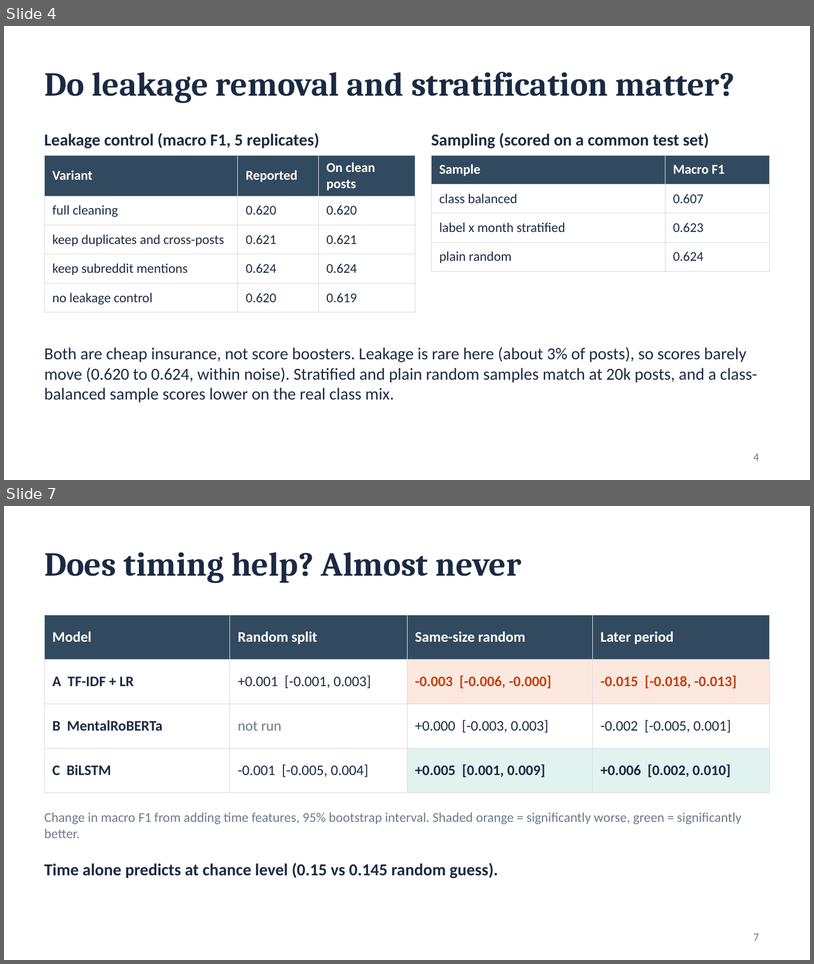
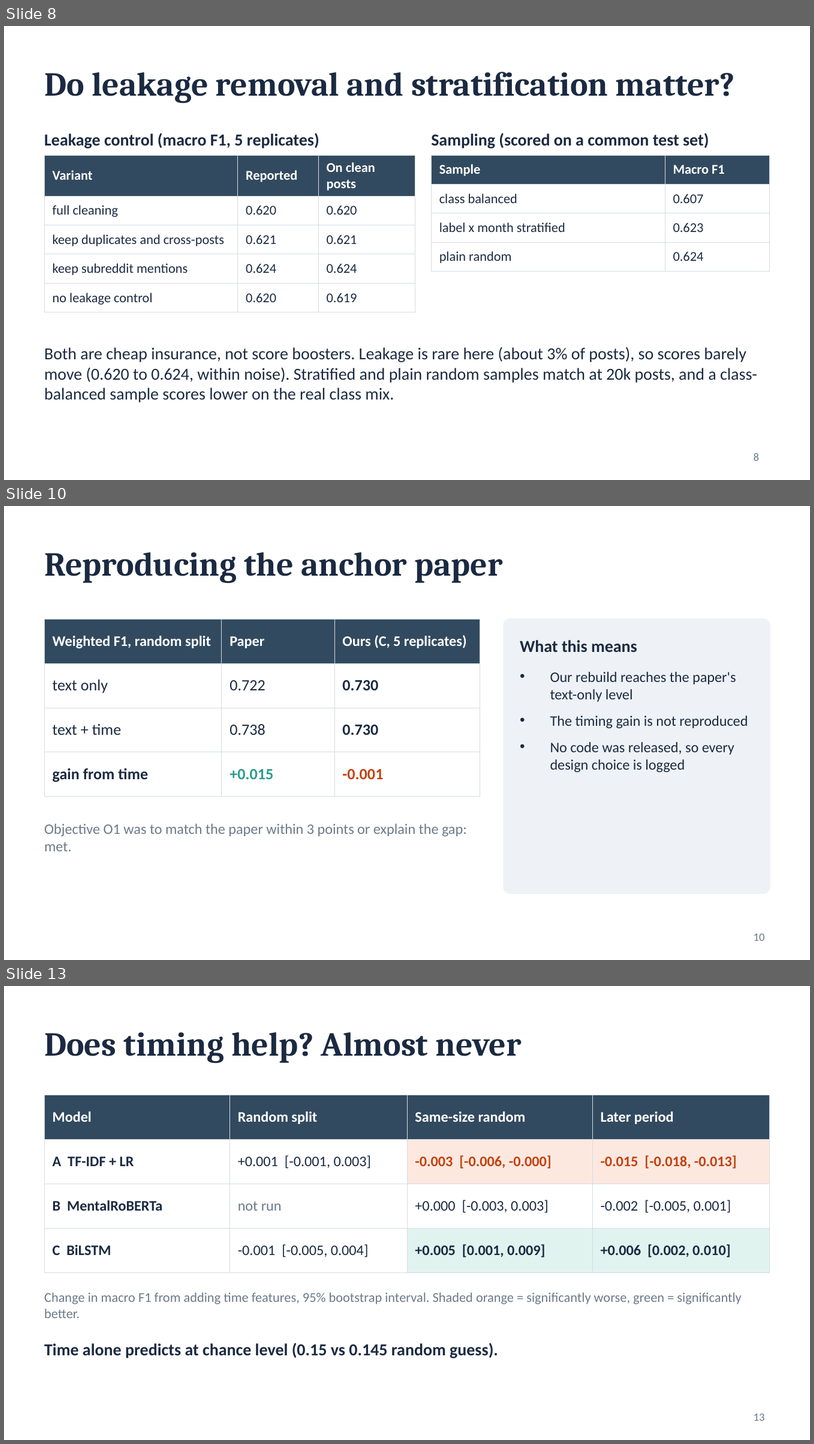
Before and after one commit to Abhinavxox/reddit-mental-health-timing, a slide deck: slides/Phase1_Timing_Matters.pptx. Shown one above the other, each under a label of ours: slides 4 and 7 before the commit, slides 8, 10 and 13 after it; the slides between them are not shown. The pictures are 814x964 and 814x1444 pixels, drawn with LibreOffice and Linux fonts; fonts in the diff are those of the drawing. Boxes give left, top, right and bottom in pixels: in the first picture for what was removed or moved away, otherwise in the second. Text is boxed around its words. In the diff, an @@ line names an element or a change of style, - is before the commit and + after.

```diff
--- a/slides/Phase1_Timing_Matters.pptx
+++ b/slides/Phase1_Timing_Matters.pptx
@@ slide 10 added at bbox=[4, 506, 810, 960], background #FFFFFF @@
@@ title added at bbox=[44, 552, 503, 583], 30 pt, text #1B2A41, bold @@
+Reproducing the anchor paper
@@ table added at bbox=[44, 619, 480, 784], 4 rows, 3 columns @@
+Weighted F1, random split | Paper | Ours (C, 5 replicates)
+text only | 0.722 | 0.730
+text + time | 0.738 | 0.730
+gain from time | +0.015 | -0.001
@@ rounded rectangle added at bbox=[504, 619, 770, 893], fill #EEF2F6, outline #EEF2F6 1 pt @@
@@ text added at bbox=[520, 640, 638, 652], 15 pt, text #1B2A41, bold @@
+What this means
@@ text added at bbox=[551, 672, 748, 772], 13 pt, text #1B2A41 @@
+• Our rebuild reaches the paper's text-only level
+• The timing gain is not reproduced
+• No code was released, so every design choice is logged
@@ text added at bbox=[44, 823, 467, 851], 13 pt, text #6C7A89 @@
+Objective O1 was to match the paper within 3 points or explain the gap: met.
@@ page number added at bbox=[754, 933, 765, 940], 10 pt, text #6C7A89 @@
+10
@@ what was slide 4 is now slide 8 @@
@@ page number at bbox=[754, 453, 759, 460]: text changed @@
-4
+8
@@ what was slide 7 is now slide 13 @@
@@ page number at bbox=[754, 1413, 765, 1420]: text changed @@
-7
+13
```
Also in this commit, not shown: 3 slides changed, 6 other slides added, 6 other files.
